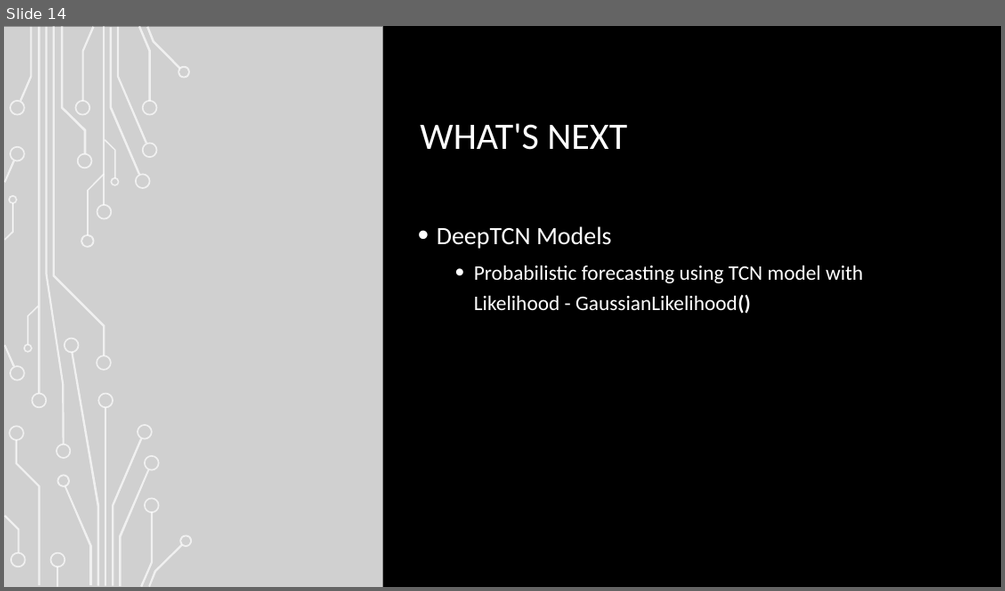
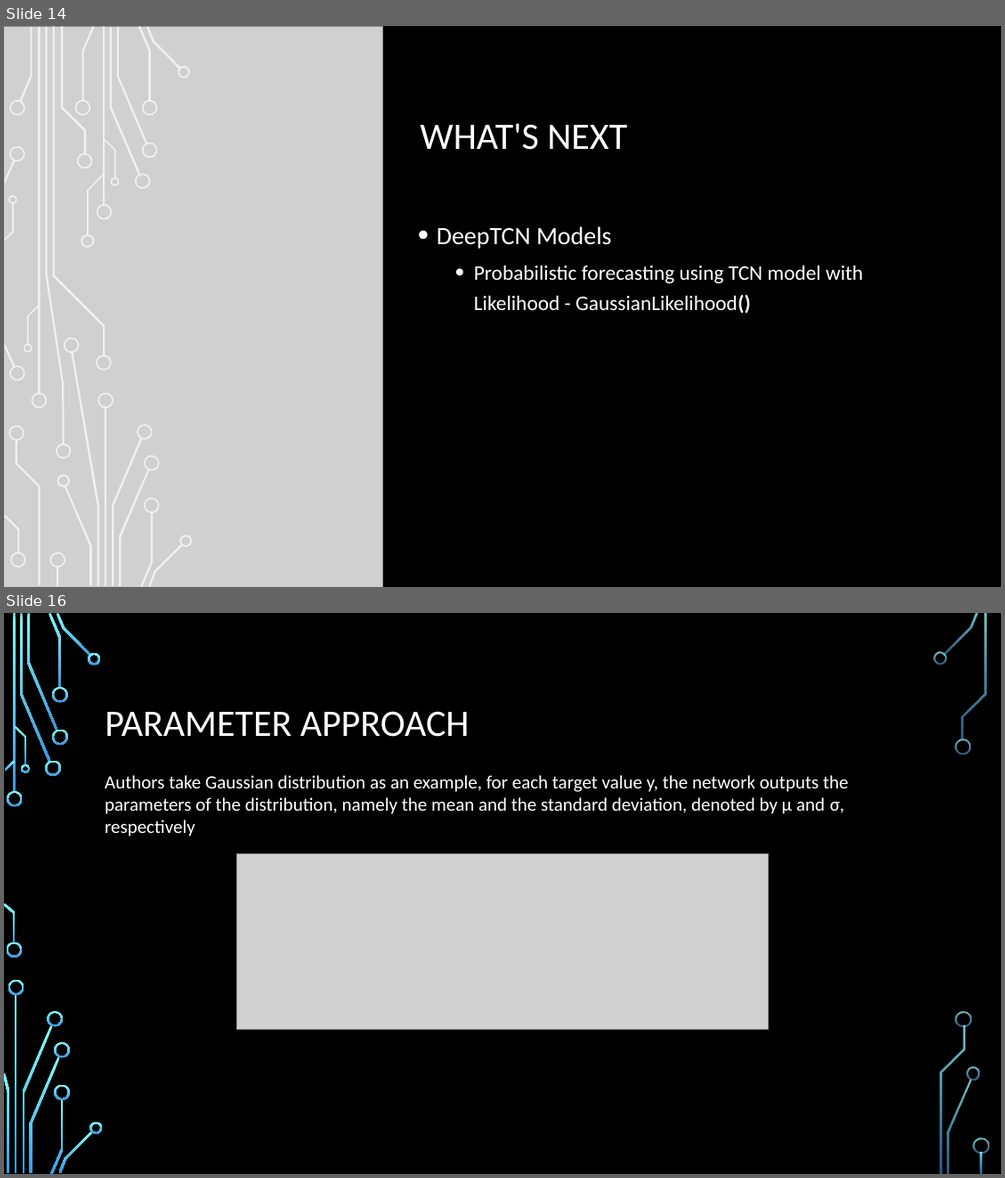
Before and after one commit to shawnmccarthy/temporal, a slide deck: mccarthy-shawn_slides.pptx. Shown one above the other, each under a label of ours: slide 14 before the commit, slides 14 and 16 after it; the slides between them are not shown. The pictures are 1005x591 and 1005x1178 pixels, drawn with LibreOffice and Linux fonts; fonts in the diff are those of the drawing; grey boxes stand for pictures; background and template pictures are left out. Boxes give left, top, right and bottom in pixels: in the first picture for what was removed or moved away, otherwise in the second. Text is boxed around its words. In the diff, an @@ line names an element or a change of style, - is before the commit and + after.

```diff
--- a/mccarthy-shawn_slides.pptx
+++ b/mccarthy-shawn_slides.pptx
@@ slide 16 added at box(4, 613, 1001, 1174), background picture (left out); not listed: 16 template elements that a slide beside it also shows @@
@@ title added at box(105, 711, 469, 737), 36 pt, text #FFFFFF @@
+PARAMETER APPROACH
@@ text added at box(105, 775, 848, 836), 18 pt, text #FFFFFF @@
+Authors take Gaussian distribution as an example, for each target value y, the network outputs the parameters of the distribution, namely the mean and the standard deviation, denoted by µ and σ, respectively
@@ picture added at box(236, 854, 769, 1030) @@
@@ group added at box(5, 652, 989, 1172): 20 freeform shapes @@
```
Also in this commit, not shown: 1 slide changed, 2 other slides added, 1 other file.
